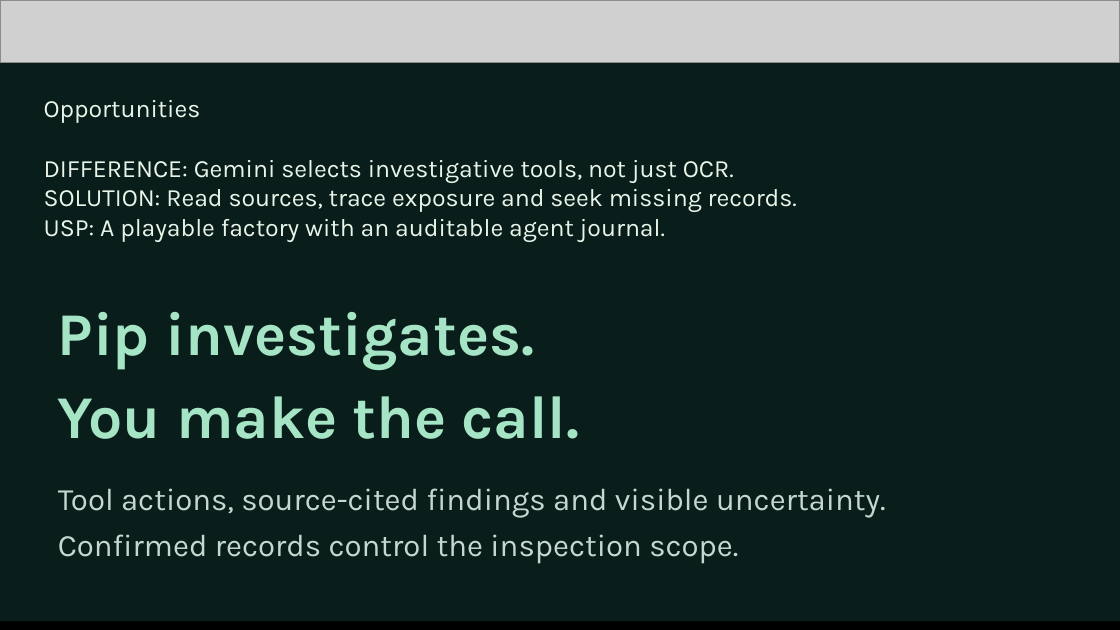
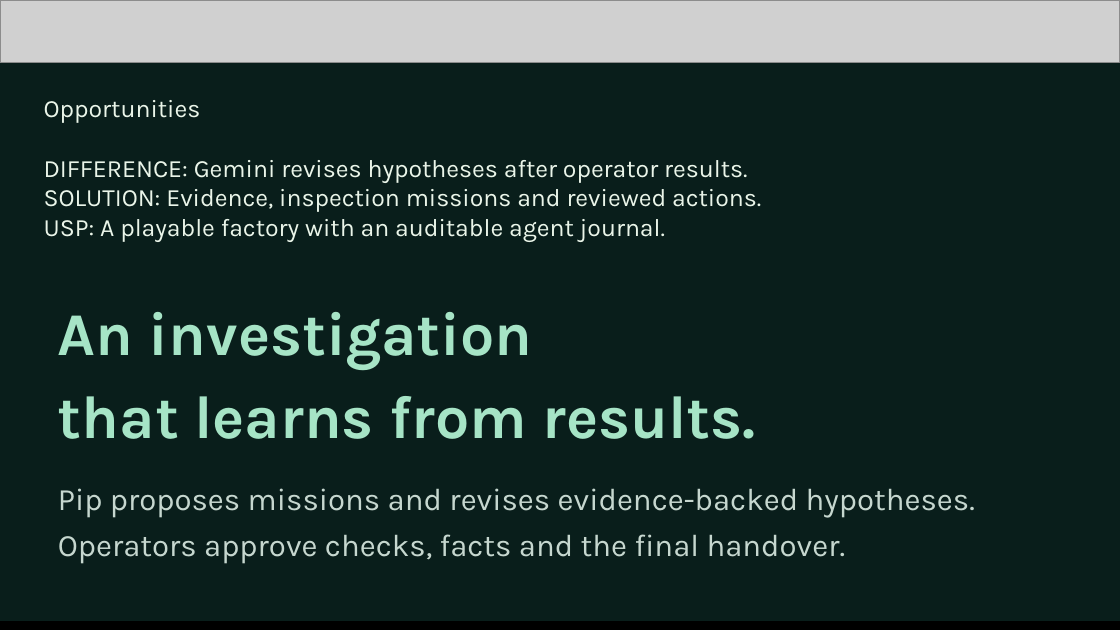
Before and after one commit to mk-tdev/BatchLens, a slide deck: slide 3 of docs/submission/BatchLens-Pitch-Review.pptx. Drawn at 1120x630 pixels with LibreOffice and Linux fonts; fonts in the diff are those of the drawing; grey boxes stand for pictures. Boxes give left, top, right and bottom in pixels: in the first picture for what was removed or moved away, otherwise in the second. Text is boxed around its words. In the diff, an @@ line names an element or a change of style, - is before the commit and + after.

Commit message:
Update pitch deck export for adaptive Gemini factory demo

```diff
--- a/docs/submission/BatchLens-Pitch-Review.pptx
+++ b/docs/submission/BatchLens-Pitch-Review.pptx
@@ text at (44, 160, 761, 212): text changed @@
-DIFFERENCE: Gemini selects investigative tools, not just OCR.
-SOLUTION: Read sources, trace exposure and seek missing records.
+DIFFERENCE: Gemini revises hypotheses after operator results.
+SOLUTION: Evidence, inspection missions and reviewed actions.
@@ text at (58, 312, 756, 439): text changed @@
-Pip investigates.
-You make the call.
+An investigation
+that learns from results.
@@ text at (58, 488, 975, 564): text changed @@
-Tool actions, source-cited findings and visible uncertainty.
-Confirmed records control the inspection scope.
+Pip proposes missions and revises evidence-backed hypotheses.
+Operators approve checks, facts and the final handover.
```
Also in this commit, not shown: 10 other slides changed, 2 other files.
